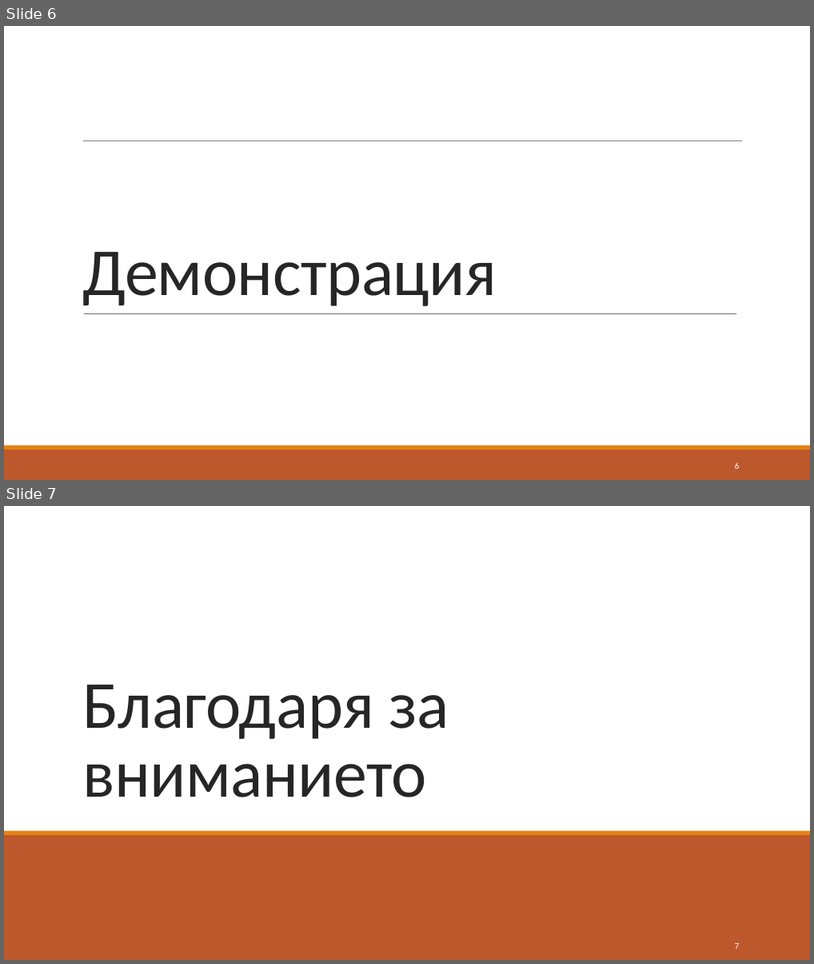
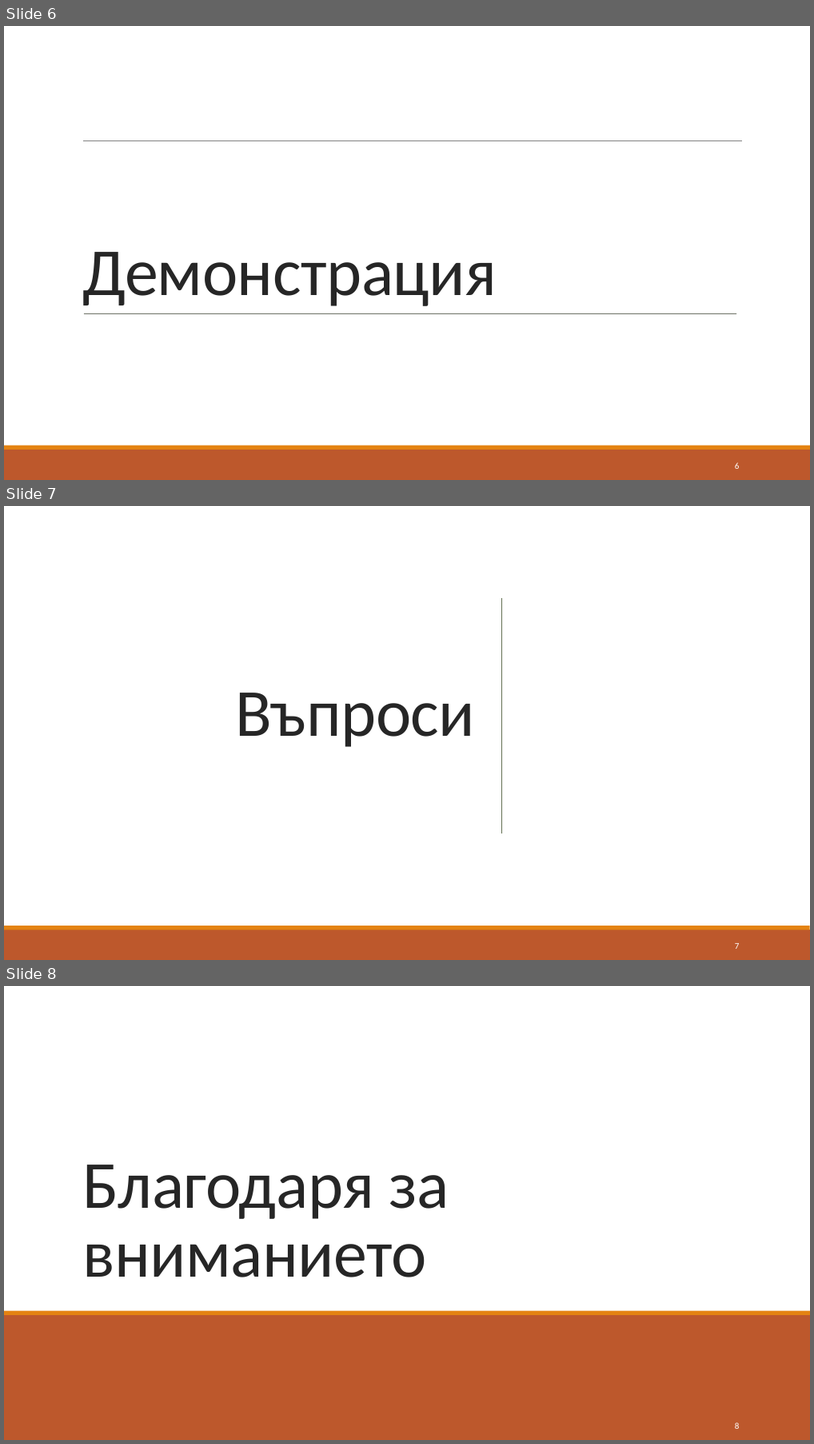
Before and after one commit to borisovkaloyan/diplomna-bak, a slide deck: Система за автоматизирано управление на паркинг.pptx. Shown one above the other, each under a label of ours: slides 6 and 7 before the commit, slides 6, 7 and 8 after it. The pictures are 814x964 and 814x1444 pixels, drawn with LibreOffice and Linux fonts; fonts in the diff are those of the drawing; background and template pictures are left out. Boxes give left, top, right and bottom in pixels: in the first picture for what was removed or moved away, otherwise in the second. Text is boxed around its words. In the diff, an @@ line names an element or a change of style, - is before the commit and + after.

```diff
--- a/Система за автоматизирано управление на паркинг.pptx
+++ b/Система за автоматизирано управление на паркинг.pptx
@@ slide 7 added at box(4, 506, 810, 960), background #FFFFFF @@
@@ rectangle added at box(4, 506, 810, 960), fill #FFFFFF @@
@@ line added from (502, 598) to (502, 833), #637052 1 pt @@
@@ title added at box(235, 692, 475, 747), 80 pt, text #262626 @@
+Въпроси
@@ rectangle added at box(4, 929, 810, 960), fill #BD582C @@
@@ rectangle added at box(4, 925, 810, 929), fill #E48312 @@
@@ page number added at box(735, 943, 740, 948), 10.5 pt, text #FFFFFF @@
+7
@@ what was slide 7 is now slide 8 @@
@@ page number at box(735, 1422, 740, 1428): text changed @@
-7
+8
```
Also in this commit, not shown: 1 slide changed.
